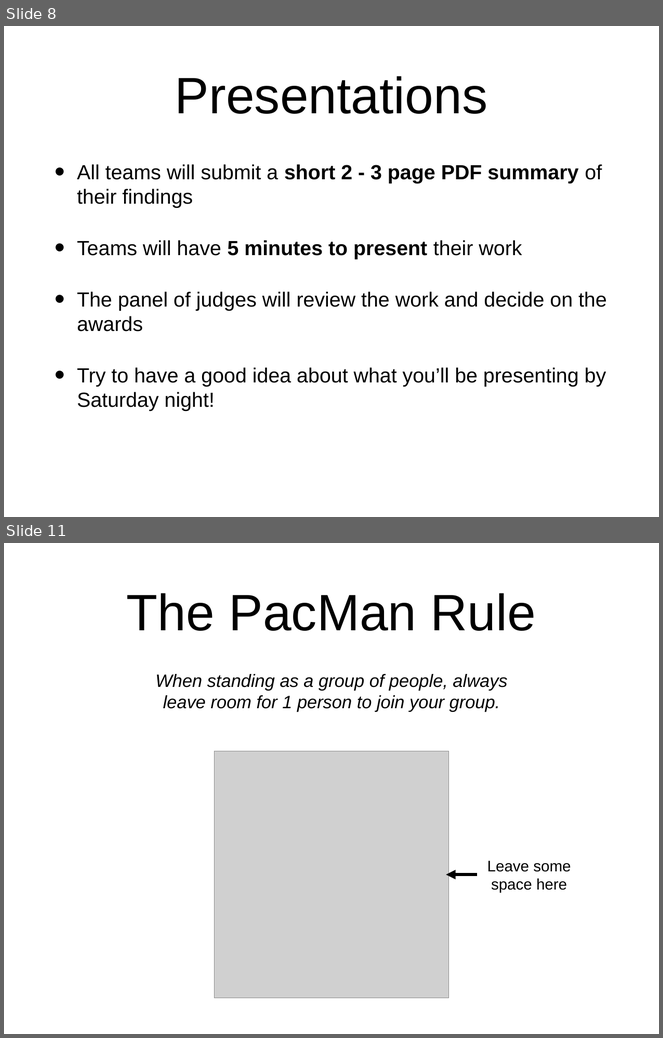
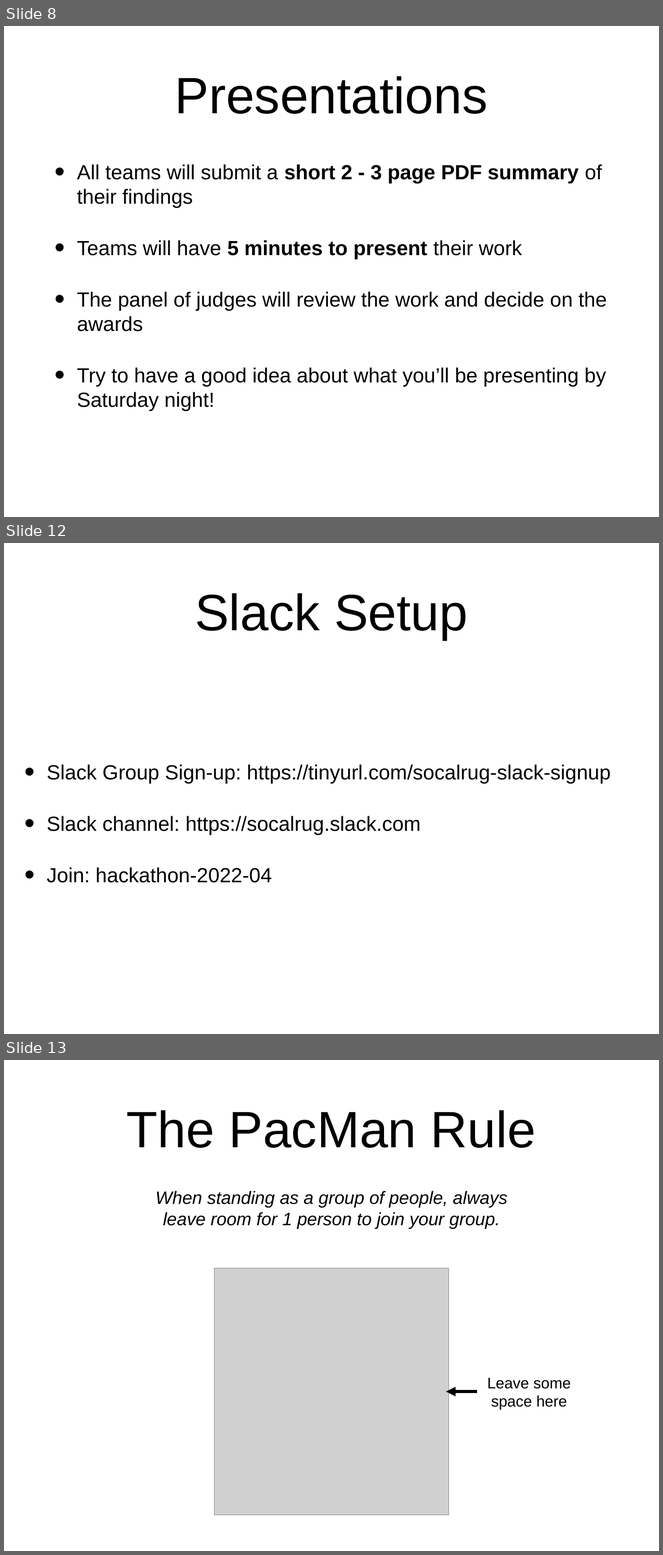
Before and after one commit to socalrug/hackathon-2022-04, a slide deck: admin/intro_slides/hackathon_intro_slides.pptx. Shown one above the other, each under a label of ours: slides 8 and 11 before the commit, slides 8, 12 and 13 after it; the slides between them are not shown. The pictures are 663x1038 and 663x1555 pixels, drawn with LibreOffice and Linux fonts; fonts in the diff are those of the drawing; grey boxes stand for pictures. Boxes give left, top, right and bottom in pixels: in the first picture for what was removed or moved away, otherwise in the second. Text is boxed around its words. In the diff, an @@ line names an element or a change of style, - is before the commit and + after.

Commit message:
Added slack and other info

```diff
--- a/admin/intro_slides/hackathon_intro_slides.pptx
+++ b/admin/intro_slides/hackathon_intro_slides.pptx
@@ slide 12 added at (x1=4, y1=543, x2=659, y2=1034), background #FFFFFF @@
@@ title added at (x1=195, y1=593, x2=468, y2=640), 80 pt, text #000000 @@
+Slack Setup
@@ text added at (x1=47, y1=765, x2=611, y2=883), 32 pt, text #000000 @@
+• Slack Group Sign-up: https://tinyurl.com/socalrug-slack-signup
+• Slack channel: https://socalrug.slack.com
+• Join: hackathon-2022-04
@@ what was slide 11 is now slide 13 @@
```
Also in this commit, not shown: 4 slides changed, 1 other slide added, 3 other files.
